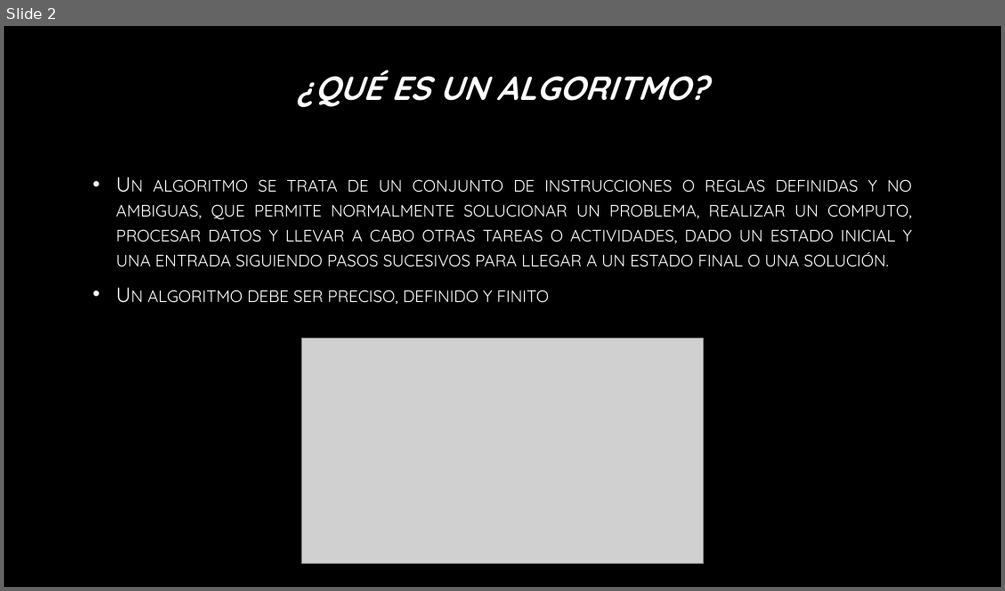
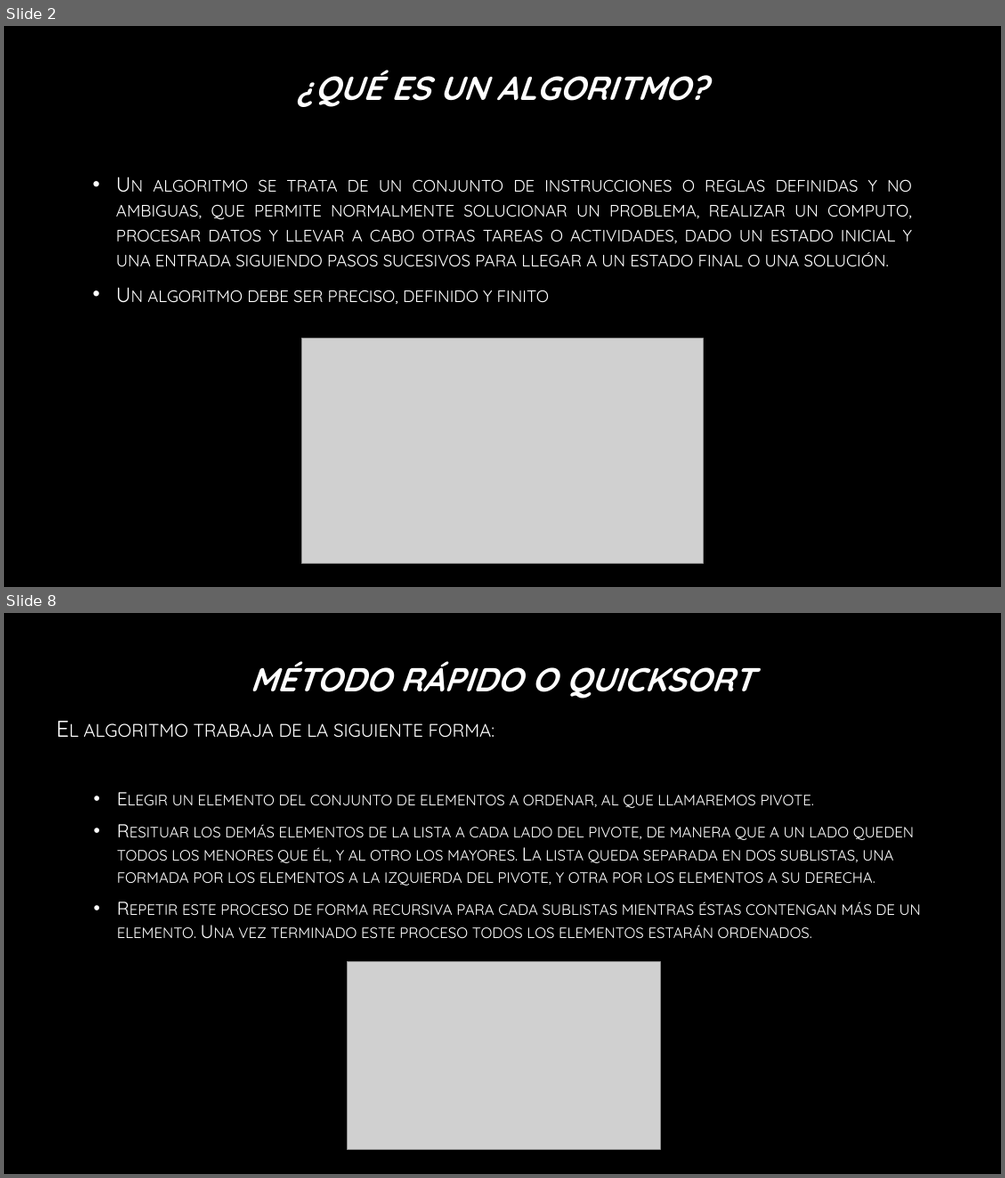
Before and after one commit to Elias99garcia/Trabajo-integrador, a slide deck: Metodos de ordenamiento.pptx. Shown one above the other, each under a label of ours: slide 2 before the commit, slides 2 and 8 after it; the slides between them are not shown. The pictures are 1005x591 and 1005x1178 pixels, drawn with LibreOffice and Linux fonts; fonts in the diff are those of the drawing; grey boxes stand for pictures; background and template pictures are left out. Boxes give left, top, right and bottom in pixels: in the first picture for what was removed or moved away, otherwise in the second. Text is boxed around its words. In the diff, an @@ line names an element or a change of style, - is before the commit and + after.

Commit message:
PowerPoint terminado

```diff
--- a/Metodos de ordenamiento.pptx
+++ b/Metodos de ordenamiento.pptx
@@ slide 8 added at (4,613,1001,1174), background picture (left out) @@
@@ title added at (250,661,753,698), 32 pt, text gradient #FFFFFF to #A6A6A6, bold, italic @@
+MÉTODO RÁPIDO O QUICKSORT
@@ text added at (83,723,921,938), 18 pt, text gradient #FFFFFF to #BFBFBF, small capitals @@
+El algoritmo trabaja de la siguiente forma:
+  • Elegir un elemento del conjunto de elementos a ordenar, al que llamaremos pivote.
+  • Resituar los demás elementos de la lista a cada lado del pivote, de manera que a un lado queden todos los menores que él, y al otro los mayores. La lista queda separada en dos sublistas, una formada por los elementos a la izquierda del pivote, y otra por los elementos a su derecha.
+  • Repetir este proceso de forma recursiva para cada sublistas mientras éstas contengan más de un elemento. Una vez terminado este proceso todos los elementos estarán ordenados.
@@ picture added at (347,962,660,1149) @@
```
Also in this commit, not shown: 2 slides changed, 5 other slides added, 1 other file.
